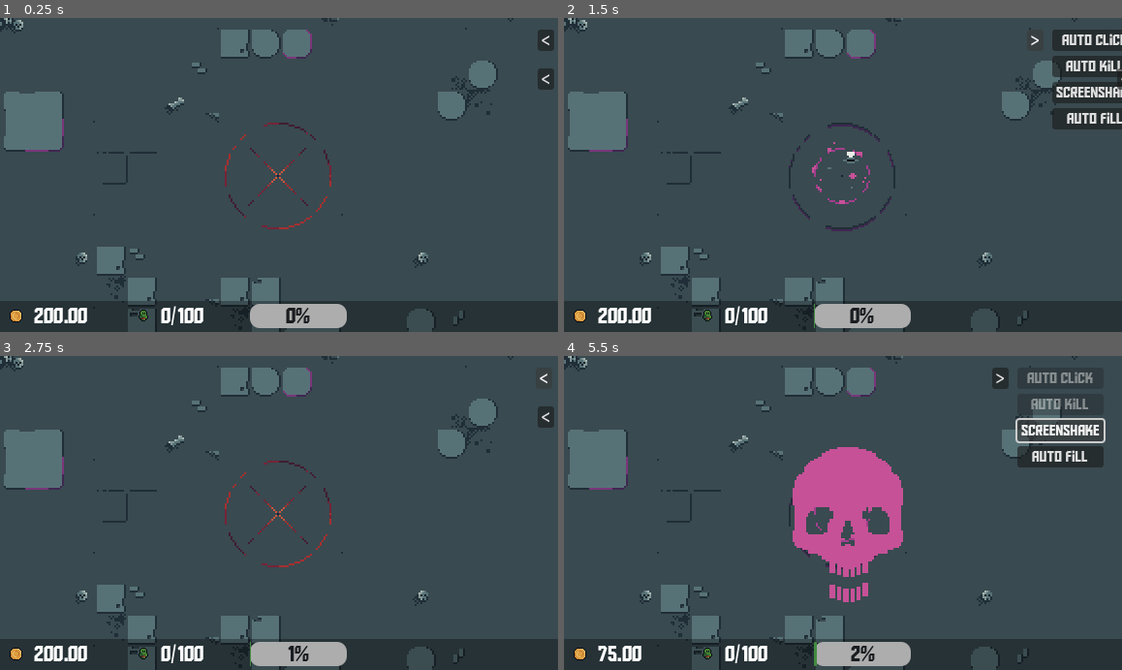
Above: before the commit, frames 1-4 (two rows, left to right).
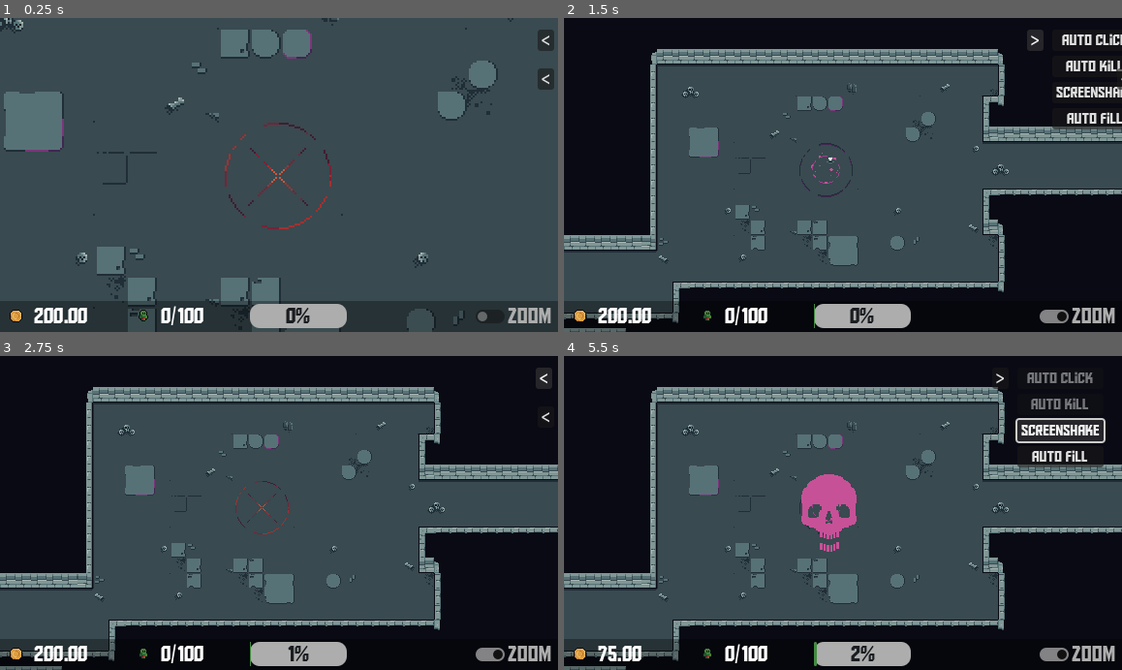
Above: after the commit, the same moments.

Repository: Jin9310/LudumDare55
Game: Godot game, scene res://NewGame/new_game.tscn
Same seed, same stepped clock (60 frames per second), same inputs: the game is played once before the commit and once after it.
Inputs (mouse positions are in pixels of both pictures, inside the frame that each line leads up to):
- Up to frame 1 (0.25 s): no input
- Up to frame 2 (1.5 s): click (1055, 316) at 0.5 s, where only the run after the commit has a clickable "Zoom"; click "<" at 1.25 s
- Up to frame 3 (2.75 s): click ">" at 2 s
- Up to frame 4 (5.5 s): click "<" at 2.75 s; click "Auto click" at 3.5 s; click "Auto kill" at 4.25 s; click "Screenshake" at 5 s

The runs differ from the first frame. In frame 1, 0.3% of the frame differs, in the area x 49-99%, y 50-98%; in frame 2, 53%; in frame 3, 54%; in frame 4, 57%, in the area x 0-100%, y 0-100%.

Commit message:
camera zoom done

Diff:
--- a/NewGame/new_game.tscn
+++ b/NewGame/new_game.tscn
@@ -667,7 +667,7 @@
 [node name="GroundTileMap" type="TileMap" parent="."]
 tile_set = SubResource("TileSet_3ax8r")
 format = 2
-layer_0/tile_data = PackedInt32Array(196614, 65536, 3, 26215 …(2734 unchanged characters)…  0, 655375, 0, 0, 720911, 0, 0, 589840, 0, 0, 655376, 0, 0, 720912, 0, 0, 589841, 0, 0, 655377, 0, 0, 720913, 0, 0, 589842, 0, 0, 655378, 0, …(4225 unchanged characters)…
+layer_0/tile_data = PackedInt32Array(196614, 65536, 3, 26215 …(2734 unchanged characters)…  0, 655375, 0, 0, 720911, 0, 0, 589840, 458752, 7, 655376, 458752, 7, 720912, 0, 0, 589841, 458752, 7, 655377, 458752, 7, 720913, 0, 0, 589842, 0, 0, 655378, 0, …(4225 unchanged characters)…
 
 [node name="spawning_area" parent="." instance=ExtResource("1_tcpe8")]
 position = Vector2(271, 156)
--- a/Scenes/spawning_area.gd
+++ b/Scenes/spawning_area.gd
@@ -2,6 +2,8 @@
 
 signal spawn_basic_minion
 #signal show_me_coins
+
+@onready var lower_bar: Node = get_node("/root/LowerBar")
 
 @onready var animPlayer = $AnimationPlayer
 @export var number_of_all_clicks: int = 0
@@ -15,13 +17,14 @@
 var auto_anim_start_ended: bool = false
 
 func _ready():
+	lower_bar.connect("enable_camera", enable_camera)
 	%CameraAnim.play("idle")
 	number_of_clicks = clicks_to_spawn
 	click_timer = GameManager.click_timer_base
 
 func _physics_process(delta):
 	if Input.is_action_just_pressed("camera"):
-		%Camera2D.enabled = !%Camera2D.enabled
+		enable_camera()
 	#auto clicking
 	if GameManager.auto_click && GameManager.current_minion_count < GameManager.max_spawned_acolytes:
 		click_timer -= delta
@@ -86,6 +89,9 @@
 	auto_anim_start_ended= true
 	auto_click_anim()
 
+func enable_camera():
+	%Camera2D.enabled = !%Camera2D.enabled
+
 func _on_body_entered(body):
 	pass
 	#print("minion inside")
--- a/Scenes/spawning_area.tscn
+++ b/Scenes/spawning_area.tscn
@@ -295,6 +295,7 @@
 frame = 5
 
 [node name="CollisionShape2D" parent="." index="1"]
+visible = false
 shape = SubResource("CircleShape2D_mnjiw")
 
 [node name="AnimationPlayer" parent="." index="2"]
@@ -319,6 +320,7 @@
 [node name="StaticBody2D" type="StaticBody2D" parent="." index="4"]
 
 [node name="CollisionShape2D" type="CollisionShape2D" parent="StaticBody2D" index="0"]
+visible = false
 shape = SubResource("CircleShape2D_3ojpb")
 
 [connection signal="body_entered" from="." to="." method="_on_body_entered"]
--- a/UI/lower_bar.gd
+++ b/UI/lower_bar.gd
@@ -3,6 +3,7 @@
 signal kill_all_pressed
 signal all_kill_clear_list
 signal play_scull
+signal enable_camera
 
 @onready var static_upgrades: Node = get_node("/root/StaticUpgradesUi")
 
@@ -47,6 +48,9 @@
 			%ProgressBar.value += 2.5
 			auto_fill_timer = auto_fill_timer_base
 
+	if Input.is_action_just_pressed("camera"):
+		%CheckButton.button_pressed = !%CheckButton.button_pressed
+
 func _on_button_pressed():
 	emit_signal("kill_all_pressed")
 	emit_signal("all_kill_clear_list")
@@ -57,3 +61,7 @@
 
 func auto_fill_enabled():
 	auto_fill_on = true
+
+
+func _on_check_button_pressed():
+	emit_signal("enable_camera")
--- a/UI/lower_bar.tscn
+++ b/UI/lower_bar.tscn
@@ -25,6 +25,8 @@
 corner_radius_top_right = 10
 corner_radius_bottom_right = 10
 corner_radius_bottom_left = 10
+
+[sub_resource type="StyleBoxEmpty" id="StyleBoxEmpty_i4m34"]
 
 [node name="LowerBar" type="CanvasLayer"]
 script = ExtResource("1_qhl0l")
@@ -122,7 +124,32 @@
 max_value = 250.0
 step = 1.0
 
+[node name="ZoomLayer" type="CanvasLayer" parent="LowerMargin/HBoxContainer"]
+
+[node name="CheckButton" type="CheckButton" parent="LowerMargin/HBoxContainer/ZoomLayer"]
+unique_name_in_owner = true
+anchors_preset = -1
+anchor_left = 0.838542
+anchor_top = 0.901235
+anchor_right = 0.914931
+anchor_bottom = 1.0
+offset_left = 1.0
+offset_right = 1.0
+theme_override_styles/focus = SubResource("StyleBoxEmpty_i4m34")
+metadata/_edit_use_anchors_ = true
+
+[node name="Zoom" type="Label" parent="LowerMargin/HBoxContainer/ZoomLayer/CheckButton"]
+layout_mode = 0
+offset_left = 40.0
+offset_top = 6.0
+offset_right = 85.0
+offset_bottom = 29.0
+theme_override_fonts/font = ExtResource("3_o350x")
+theme_override_font_sizes/font_size = 22
+text = "Zoom"
+
 [node name="TextureRect" type="TextureRect" parent="LowerMargin"]
 layout_mode = 2
 
 [connection signal="pressed" from="LowerMargin/HBoxContainer/CanvasLayer/Kill_all_btn" to="." method="_on_button_pressed"]
+[connection signal="pressed" from="LowerMargin/HBoxContainer/ZoomLayer/CheckButton" to="." method="_on_check_button_pressed"]
Binary file changed: Art/skull_into_smoke-Sheet.png
Binary file changed: Art/skull_into_smoke.ase
Not shown: 1 places in UI/lower_bar.tscn that only renumber resources
